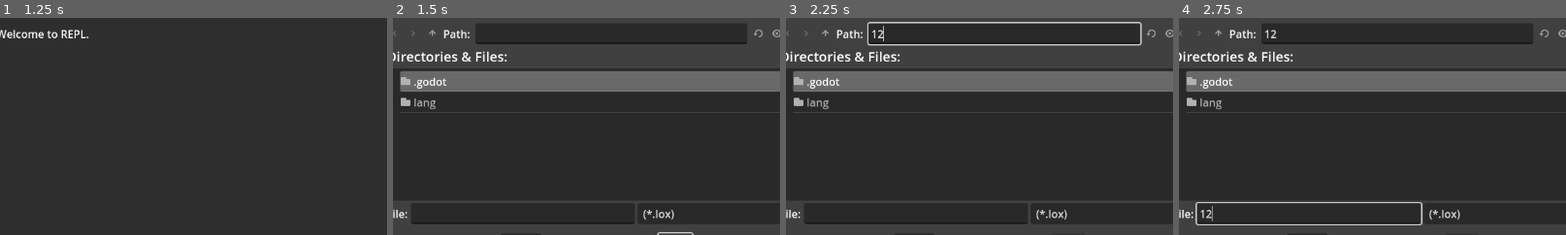
Above: before the commit, frames 1-4 (left to right).
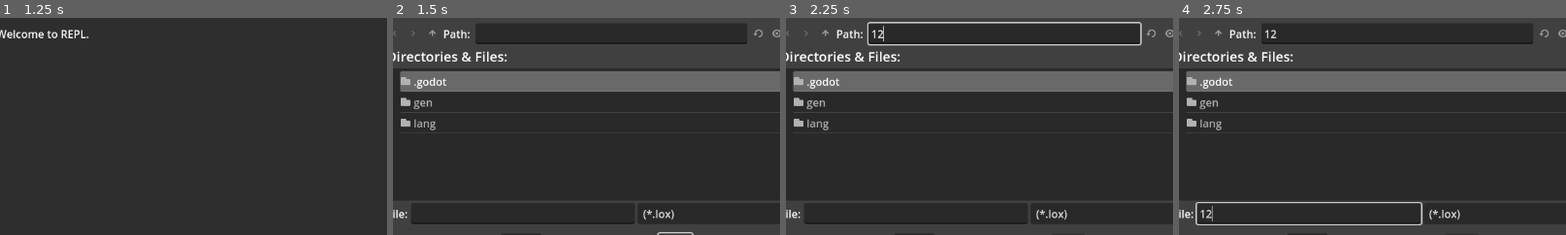
Above: after the commit, the same moments.

Repository: murumart/gd-craftinginterpreters
Game: Godot game, scene res://main.tscn
Same seed, same stepped clock (60 frames per second), same inputs: the game is played once before the commit and once after it. The project has no main scene, so this scene is started directly.
Inputs (mouse positions are % of the whole screen's width and height, from its top left):
- Up to frame 1 (1.25 s): click (41, 96) at 0.52 s; type "12" at 0.6 s
- Up to frame 2 (1.5 s): click "Load File" at 1.25 s
- Up to frame 3 (2.25 s): click (30, 4) at 2.02 s; type "12" at 2.1 s
- Up to frame 4 (2.75 s): click (18, 45) at 2.25 s; type "12" at 2.33 s
The pictures show only the part of the screen within x 2-51%, y 0-50%; the shares and areas given below are measured in that part.

Frame 1 is identical in both runs. In frame 2, 0.3% of the frame differs, in the area x 2-12%, y 37-52%; in frame 3, 0.3%; in frame 4, 0.3%.

Commit message:
doen't work

Diff:
--- /dev/null
+++ b/gen/generical.gd
@@ -0,0 +1,97 @@
+static func generical(
+	abstract_script: Script,
+	source_class: StringName,
+	dest_class: StringName,
+	output_path: String
+) -> void:
+	assert(abstract_script.get_script_signal_list().is_empty(), "no signals allowed")
+	assert(abstract_script.get_script_property_list().is_empty(), "no properties allowed")
+
+	var mdict := abstract_script.get_script_method_list()
+	var methods: Array[Method]
+	methods.assign(mdict.map(Method.from_dict))
+
+	for method in methods:
+		for arg in method.args:
+			if arg.type == TYPE_OBJECT and arg.classn == source_class:
+				arg.classn = dest_class
+		if method.return_type == TYPE_OBJECT and method.return_class == source_class:
+			method.return_class = dest_class
+
+	var text := ""
+	for method in methods:
+		text += str(method) + "\n\n\n"
+
+	var facsess := FileAccess.open(output_path, FileAccess.WRITE)
+	facsess.store_string(text)
+	facsess.close()
+
+
+class Method:
+	var name: StringName
+	var args: Array[Arg]
+	var return_type: Variant.Type
+	var return_class: StringName
+
+
+	func _init(
+		name_: StringName,
+		args_: Array[Arg],
+		return_type_: Variant.Type,
+		return_class_: StringName
+	) -> void:
+		name = name_
+		args = args_
+		return_type = return_type_
+		return_class = return_class_
+
+
+	func _to_string() -> String:
+		var argsstr := ""
+		for arg in args:
+			argsstr += str(arg)
+			if arg != args.back(): argsstr += ", "
+		var returnstr := (StringName(type_string(return_type))
+			if return_type != TYPE_OBJECT or return_class.is_empty()
+			else return_class)
+		return """func %s(%s) -> %s: return null # TODO implement""" % [name, argsstr, return_class]
+
+
+	static func from_dict(dict: Dictionary) -> Method:
+		var rgs: Array[Arg]
+		rgs.assign(dict["args"].map(Arg.from_dict))
+		return Method.new(
+			dict["name"],
+			rgs,
+			dict["return"]["type"],
+			dict["return"]["class_name"],
+		)
+
+
+	class Arg:
+		var name: StringName
+		var type: Variant.Type
+		var classn: StringName
+
+
+		func _init(name_: StringName, type_: Variant.Type, class_name_: StringName) -> void:
+			name = name_
+			type = type_
+			classn = class_name_
+
+
+		func _to_string() -> String:
+			var st := name
+			if type == TYPE_OBJECT and not classn.is_empty():
+				st += ": " + classn
+			else:
+				st += ": " + type_string(type)
+			return st
+
+
+		static func from_dict(dict: Dictionary) -> Arg:
+			return Arg.new(
+				dict["name"],
+				dict["type"],
+				dict["class_name"],
+			)
--- a/lang/ast.gd
+++ b/lang/ast.gd
@@ -160,6 +160,24 @@
 	func accept(visitor: AbstractAstVisitor) -> Variant:
 		return visitor.visit_print_stmt(self)
 
+
+class VarStmt extends Stmt:
+	var _name: Token
+	var _initi: Expr
+
+
+	func _init(name: Token, expr: Expr) -> void:
+		_name = name
+		_initi = expr
+
+
+	func get_initi() -> Expr:
+		return _initi
+
+
+	func accept(visitor: AbstractAstVisitor) -> Variant:
+		return visitor.visit_var_stmt(self)
+
 # VISITOR
 
 class AbstractAstVisitor:
@@ -175,6 +193,7 @@
 
 	func visit_expr_stmt(_expr_stmt: ExprStmt) -> Variant: return Lox.not_implemented()
 	func visit_print_stmt(_print_stmt: PrintStmt) -> Variant: return Lox.not_implemented()
+	func visit_var_stmt(_var_stmt: VarStmt) -> Variant: return Lox.not_implemented()
 
 
 class AstPrinter extends AbstractAstVisitor:
@@ -239,3 +258,7 @@
 		return (
 			("(" if code else "grouping(")
 			+ visit(grouping_expr.get_expr()) + ")")
+
+
+	func visit_var_stmt(var_stmt: VarStmt) -> Variant:
+		return "var " + visit(var_stmt.get_initi())
--- a/lang/parser.gd
+++ b/lang/parser.gd
@@ -15,8 +15,21 @@
 func parse() -> Array[Ast.Stmt]:
 	var stmts: Array[Ast.Stmt] = []
 	while not _is_at_end():
-		stmts.append(_parse_statement())
+		stmts.append(_parse_declaration())
 	return stmts
+
+
+func _parse_declaration() -> Ast.Stmt:
+	var stmt: Ast.Stmt
+	if _match([t.VAR]):
+		stmt = _parse_var_declaration()
+	else:
+		stmt = _parse_statement()
+
+	if stmt == null:
+		_synchronise()
+		return null
+	return stmt
 
 
 func _parse_expression() -> Ast.Expr:
@@ -30,13 +43,30 @@
 
 func _parse_print_statement() -> Ast.PrintStmt:
 	var val := _parse_expression()
-	_consume(t.SEMICOLON, "Expect ';' after value.")
+	var err := _consume(t.SEMICOLON, "Expect ';' after value.")
+	if err.err != OK:
+		return null
 	return Ast.PrintStmt.new(val)
+
+
+func _parse_var_declaration() -> Ast.Stmt:
+	var name := _consume(t.IDENTIFIER, "Expect variable name.")
+	if name.err != OK: return null
+
+	var init: Ast.Expr = null
+	if _match([t.EQUAL]):
+		init = _parse_expression()
+
+	var err := _consume(t.SEMICOLON, "Expect `;` after variable declaration.")
+	if err.err != OK: return null
+	return Ast.VarStmt.new(name.tok, init)
 
 
 func _parse_expression_statement() -> Ast.ExprStmt:
 	var val := _parse_expression()
-	_consume(t.SEMICOLON, "Expect ';' after expression.")
+	var err := _consume(t.SEMICOLON, "Expect ';' after expression.")
+	if err.err != OK:
+		return null
 	return Ast.ExprStmt.new(val)
 
 
@@ -78,7 +108,9 @@
 
 	if _match([t.LEFT_PAREN]):
 		var expr := _parse_expression()
-		_consume(t.RIGHT_PAREN, "Expect ')' after expression.")
+		var err := _consume(t.RIGHT_PAREN, "Expect ')' after expression.")
+		if err.err != OK:
+			return null
 		return Ast.group(expr)
 	_error(_peek(), "Invalid primary expression")
 	return null
Not shown, added: gen/generical.gd.uid
Not shown, changed: test.lox
